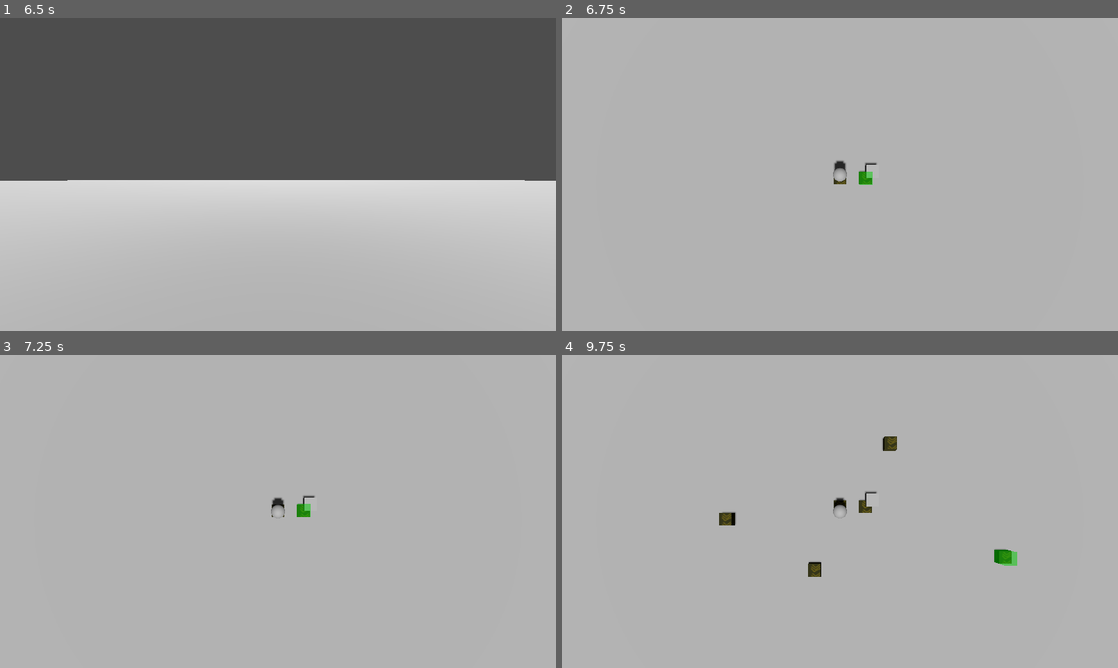
Above: before the commit, frames 1-4 (two rows, left to right).
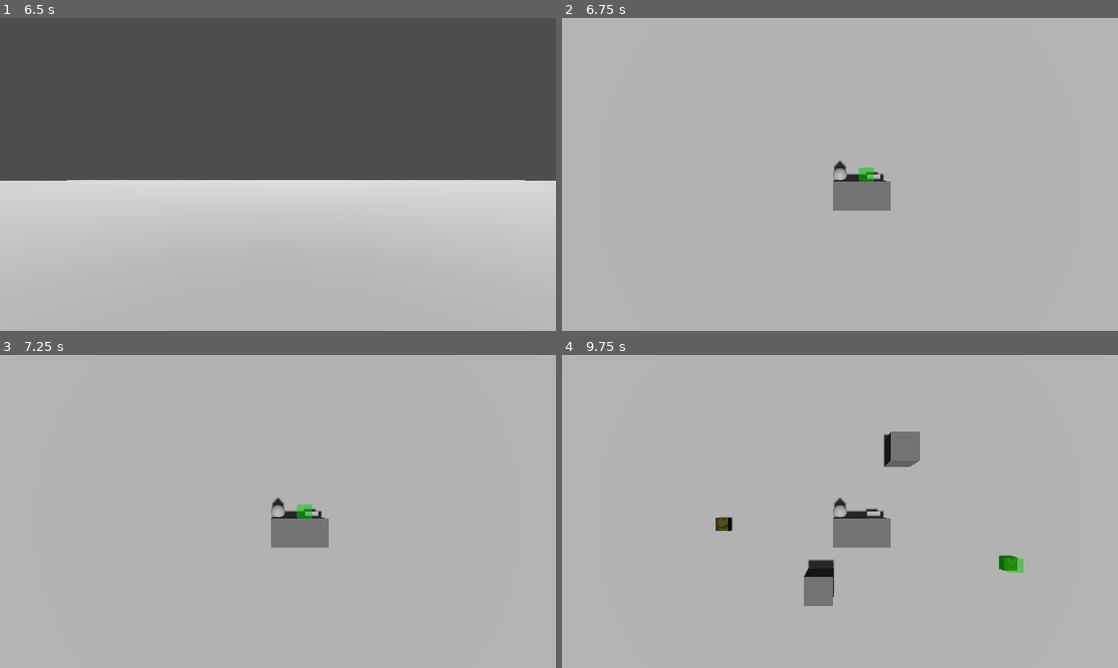
Above: after the commit, the same moments.

Repository: Tinigame/UPT-game-project
Game: Godot game, scene res://Scenes/world.tscn
Two runs of this game, one before a commit and one after it. Both use one fixed random seed, a clock stepped at 60 frames per second and the inputs below.
Inputs (mouse positions are in pixels of both pictures, inside the frame that each line leads up to):
- Up to frame 1 (6.5 s): tap Enter at 0.5, 2.75, 4.25 s; move the mouse to (305, 174) at 0.52 s; tap S (S) at 0.6, 2.3, 4.35 s; click (305, 174) at 0.67 s; tap 1 (temp_select_building_1) at 0.8, 1.35, 3.05, 5.3 s; tap Space (space) at 1.25, 3.5, 5, 5.85 s; move the mouse to (250, 174) at 1.27 s; click (250, 174) at 1.42 s; tap 2 (temp_select_building_2) at 1.55, 2.1, 3.8, 6.05 s; move the mouse to (289, 168) at 2.02 s; click (289, 168) at 2.17 s; move the mouse to (272, 180) at 2.77 s; tap A (A) at 2.85 s; click (272, 180) at 2.92 s; move the mouse to (316, 177) at 3.52 s; tap D (D) at 3.6 s; click (316, 177) at 3.67 s; move the mouse to (233, 171) at 4.27 s; click (233, 171) at 4.42 s; move the mouse to (283, 174) at 5.02 s; tap W (W) at 5.1 s; click (283, 174) at 5.17 s; move the mouse to (255, 168) at 5.77 s; click (255, 168) at 5.92 s
- Up to frame 2 (6.75 s): move the mouse to (867, 174) at 6.52 s; tap B (switchcam) at 6.6 s; click (867, 174) at 6.67 s
- Up to frame 3 (7.25 s): tap S (S) at 6.8 s
- Up to frame 4 (9.75 s): move the mouse to (728, 527) at 7.27 s; tap one key every 0.75 s from 7.35 s: 1 (temp_select_building_1) 2 (temp_select_building_2) S (S) 1 (temp_select_building_1); click (728, 527) at 7.42 s; move the mouse to (895, 442) at 8.02 s; click (895, 442) at 8.17 s; move the mouse to (812, 574) at 8.77 s; click (812, 574) at 8.92 s; move the mouse to (1006, 558) at 9.52 s; click (1006, 558) at 9.67 s

Frame 1 is identical in both runs. In frame 2, 1.2% of the frame differs, in the area x 48-60%, y 45-62%; in frame 3, 1.2%; in frame 4, 3.2%, in the area x 27-83%, y 24-81%.

Commit message:
larger buildings now place correctyl

Diff:
--- a/Scenes/building_manager.gd
+++ b/Scenes/building_manager.gd
@@ -45,9 +45,18 @@
 		building.name = String(build_info.building_name + str(id))
 		id = id + 1
 
-		#moves the building to the correct position
-		building.position = Vector3(Globals.building_location.x, build_info.building_size.y / 2, Globals.building_location.z)
+		#checks if the building is even sized and then applies an offset
+		var offset = Vector3(0, 0, 0)
+		if int(build_info.building_size.x) % 2 == 0:
+			offset.x += 0.5
+		if int(build_info.building_size.z) % 2 == 0:
+			offset.z += 0.5
 
+		#moves the building to the location
+		var final_position = Vector3((Globals.building_location.x + offset.x) * 1, build_info.building_size.y / 2, (Globals.building_location.z + offset.z) * 1)
+		building.position = final_position
+
+		#adds the building to the tree and to the array
 		add_child(building)
 		buildings.append(building)
 
--- a/Scripts/globals.gd
+++ b/Scripts/globals.gd
@@ -3,3 +3,11 @@
 var buildmode = false
 var building_location = Vector3(0, 0, 0)
 var selected_building = preload("res://Resources/buildings/conveyor_belt.tres")
+
+func _physics_process(_delta: float) -> void:
+	if Input.is_action_just_pressed("temp_select_building_1"):
+		selected_building = preload("res://Resources/buildings/conveyor_belt.tres")
+		print("selected conveyor")
+	elif Input.is_action_just_pressed("temp_select_building_2"):
+		selected_building = preload("res://Resources/buildings/2x2 rock.tres")
+		print("selected 2x2 rock")
